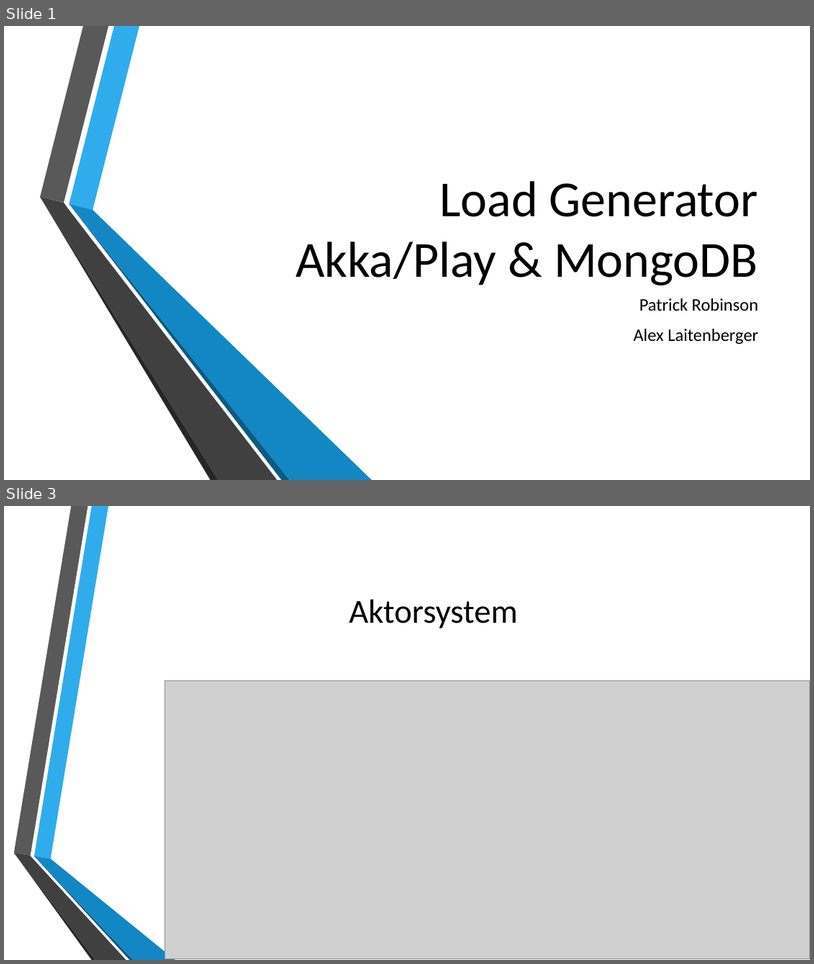
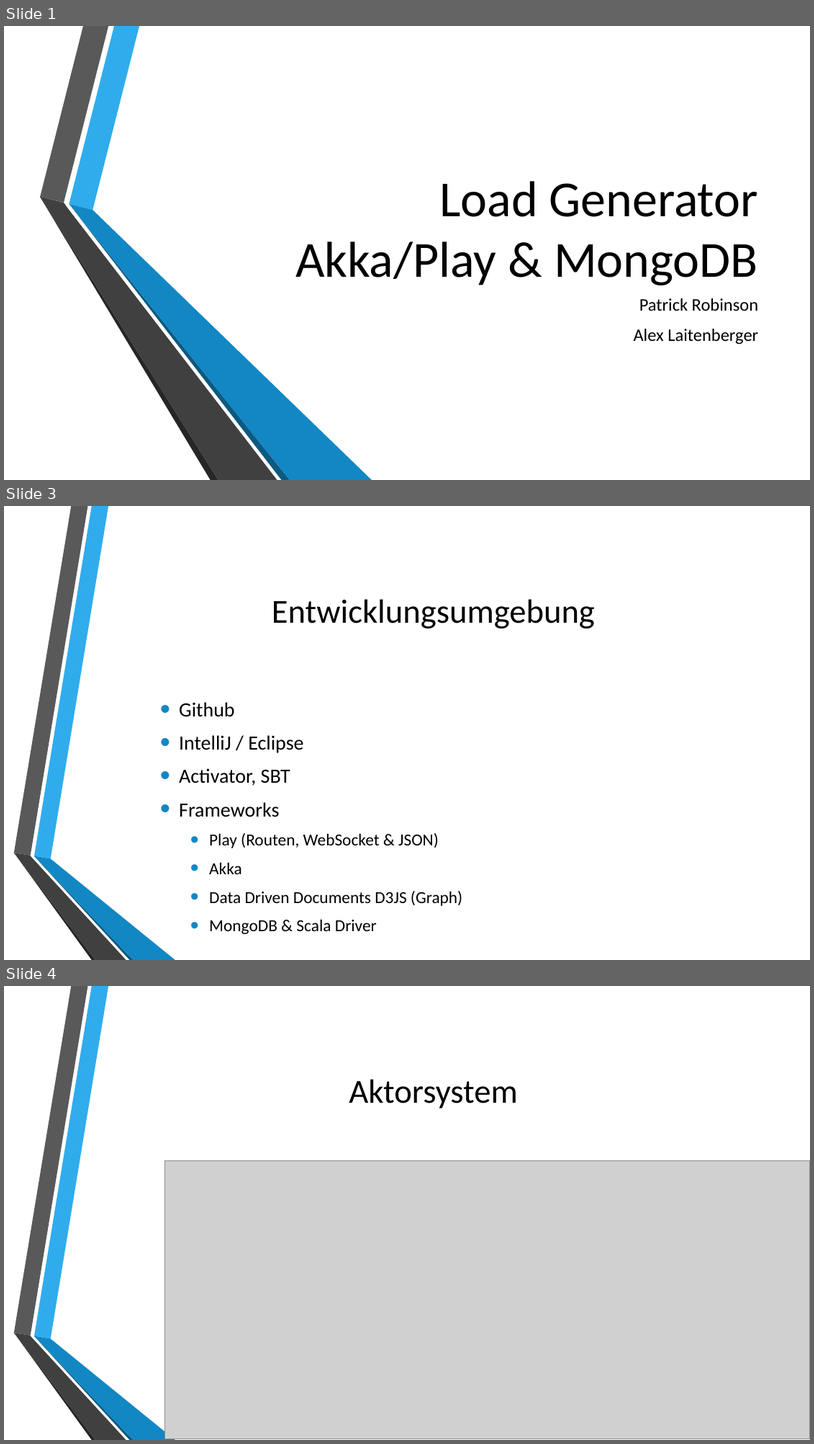
Before and after one commit to autarchprinceps/Reactive-Load-Generator, a slide deck: Dokumentation/Präsentation.pptx. Shown one above the other, each under a label of ours: slides 1 and 3 before the commit, slides 1, 3 and 4 after it; the slides between them are not shown. The pictures are 814x964 and 814x1444 pixels, drawn with LibreOffice and Linux fonts; fonts in the diff are those of the drawing; grey boxes stand for pictures; background and template pictures are left out. Boxes give left, top, right and bottom in pixels: in the first picture for what was removed or moved away, otherwise in the second. Text is boxed around its words. In the diff, an @@ line names an element or a change of style, - is before the commit and + after.

```diff
--- a/Dokumentation/Präsentation.pptx
+++ b/Dokumentation/Präsentation.pptx
@@ slide 3 added at <box>4,506,810,960</box>, background picture (left out); not listed: 6 template elements that a slide beside it also shows @@
@@ title added at <box>272,599,595,628</box>, 40 pt, text #000000 @@
+Entwicklungsumgebung
@@ text added at <box>179,702,463,934</box>, 20 pt, text #000000 @@
+• Github
+• IntelliJ / Eclipse
+  • Activator, SBT
+• Frameworks
+  • Play (Routen, WebSocket & JSON)
+  • Akka
+  • Data Driven Documents D3JS (Graph)
+  • MongoDB & Scala Driver
@@ what was slide 3 is now slide 4 @@
```
Also in this commit, not shown: 1 slide changed, 4 other slides added.
